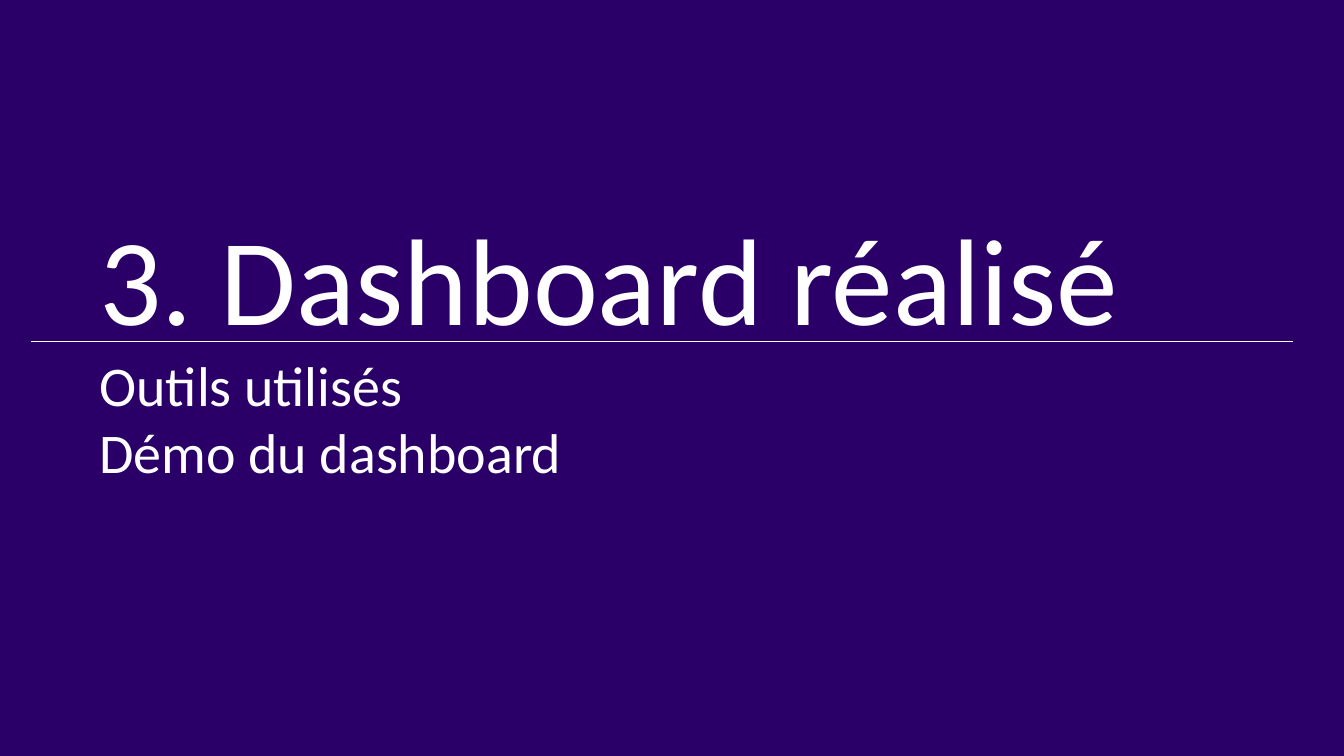
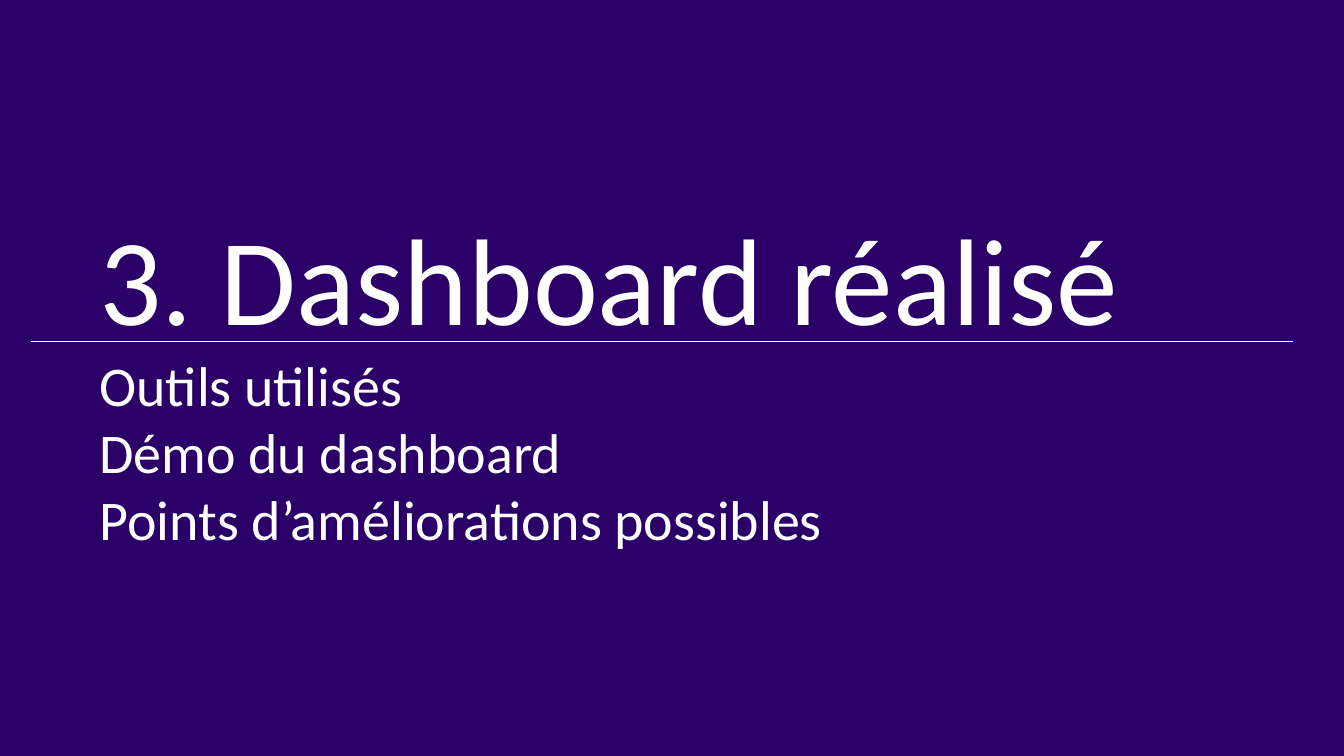
Before and after one commit to EtudiantOC2/implement_scoring_model_v2, a slide deck: slide 14 of evaluation/P7_Presentation.pptx. Drawn at 1344x756 pixels with LibreOffice and Linux fonts; fonts in the diff are those of the drawing. Boxes give left, top, right and bottom in pixels: in the first picture for what was removed or moved away, otherwise in the second. Text is boxed around its words. In the diff, an @@ line names an element or a change of style, - is before the commit and + after.

```diff
--- a/evaluation/P7_Presentation.pptx
+++ b/evaluation/P7_Presentation.pptx
@@ text in rectangle at <box>100,500,822,549</box>: paragraph added @@
+Points d’améliorations possibles
```
Also in this commit, not shown: 3 other slides changed, 6 slides added, 2 slides removed, 1 other file.
